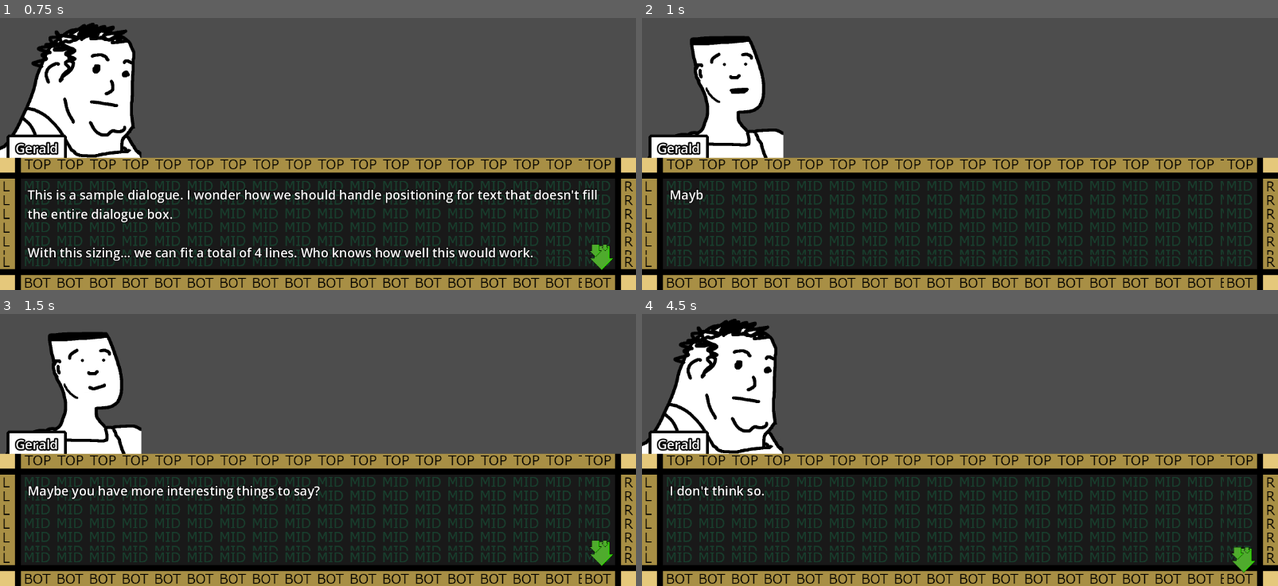
Above: before the commit, frames 1-4 (two rows, left to right).
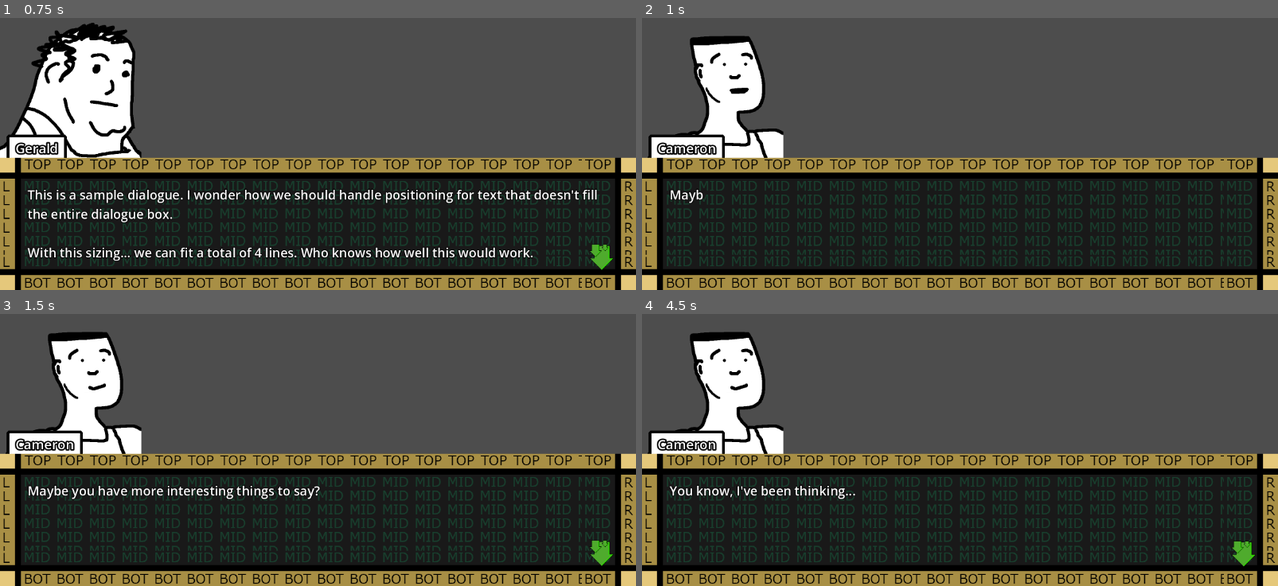
Above: after the commit, the same moments.

Repository: SamBumgardner/godot-4-dialogue-cutscene
Game: Godot game, scene res://Dialogue/DialogueCutscene.tscn
Same seed, same stepped clock (60 frames per second), same inputs: the game is played once before the commit and once after it. The project has no main scene, so this scene is started directly.
Inputs:
- Up to frame 1 (0.75 s): tap Enter (ui_accept) at 0.5 s
- Up to frame 2 (1 s): tap Enter (ui_accept) at 0.77 s
- Up to frame 3 (1.5 s): tap Enter (ui_accept) at 1.25 s
- Up to frame 4 (4.5 s): tap Enter (ui_accept) at 1.52, 3.02, 3.77 s

Frame 1 is identical in both runs. In frame 2, 0.4% of the frame differs, in the area x 2-14%, y 42-52%; in frame 3, 0.4%; in frame 4, 5.6%, in the area x 0-97%, y 1-96%.

Commit message:
fix sentence pause and talk animation
Only want to do a sentence pause if there's actually punctuation at the end of the regex'd sentence.

Talk animation issue - if there's not a pause in talking between dialogue units (which is now possible because we only sentence pause on punctuation) it wouldn't transition to playing the new unit's animation. Now this is fixed (in a messy-ish way).

Diff:
--- a/Dialogue/DialogueCutscene.gd
+++ b/Dialogue/DialogueCutscene.gd
@@ -6,7 +6,7 @@
 
 @export var cutscene : DialogueCutsceneData
 @onready var audio_stream_randomizer : AudioStreamRandomizer = $AudioStreamPlayer.stream
-@onready var dialogue_display : DialogueDisplay = $NameTag/DialogueDisplay
+@onready var dialogue_display : DialogueDisplay = $DialogueContainer/DialogueDisplay
 
 var characters : Dictionary
 
@@ -30,7 +30,7 @@
 	var meta_and_text : PackedStringArray = text.split("|", false)
 	for i in range(1, meta_and_text.size(), 2):
 		var regex = RegEx.new()
-		regex.compile("[^.]*[.!?]+")
+		regex.compile("[^.]*[.!?,]+")
 		var sentences = regex.search_all(meta_and_text[i + 1])
 		var starting_point = 0
 		var sentence_i = 0
@@ -38,7 +38,9 @@
 			var end_index = sentences[sentence_i].get_end() if sentences.size() != sentence_i else meta_and_text[i + 1].length()
 			var unit = DialogueUnit.new(meta_and_text[i + 1].substr(starting_point, end_index - starting_point), meta_and_text[i])
 			unit.delay_before = 0
-			unit.delay_after = END_OF_SENTENCE_PAUSE
+			var last_char =  meta_and_text[i + 1].substr(end_index - 1, 1)
+			if ",.!?".contains(last_char):
+				unit.delay_after = END_OF_SENTENCE_PAUSE
 			units.append(unit)
 			starting_point = end_index
 			sentence_i += 1
@@ -65,8 +67,10 @@
 func _on_text_revealed():
 	$AudioStreamPlayer.play()
 
-func _on_starting_dialogue_unit(starting_step_i : int) -> void:
-	current_unit_i = starting_step_i
+func _on_starting_dialogue_unit(starting_unit_i : int) -> void:
+	current_unit_i = starting_unit_i
+	if $Characters/AnimatedPortrait.is_playing():
+		_animate_talking(dialogue_units[current_unit_i].animation_name)
 
 func _on_is_talking_changed(is_talking : bool) -> void:
 	if !is_talking:
@@ -78,6 +82,7 @@
 	$Characters/AnimatedPortrait.play(animation_name)
 
 func _change_displayed_character(name : String) -> void:
+	$DialogueContainer/NameTag/MarginContainer/CharacterName.text = name
 	$Characters/AnimatedPortrait.sprite_frames = characters[name].animations
 	if audio_stream_randomizer.streams_count > 0:
 		audio_stream_randomizer.remove_stream(0)
--- a/Dialogue/DialogueCutscene.tscn
+++ b/Dialogue/DialogueCutscene.tscn
@@ -32,7 +32,7 @@
 centered = false
 offset = Vector2(0, -512)
 
-[node name="NameTag" type="VBoxContainer" parent="."]
+[node name="DialogueContainer" type="VBoxContainer" parent="."]
 layout_mode = 1
 anchors_preset = 12
 anchor_top = 1.0
@@ -43,12 +43,12 @@
 grow_vertical = 0
 theme_override_constants/separation = 0
 
-[node name="MarginContainer" type="MarginContainer" parent="NameTag"]
+[node name="NameTag" type="MarginContainer" parent="DialogueContainer"]
 layout_mode = 2
 size_flags_horizontal = 0
 theme_override_constants/margin_left = 12
 
-[node name="NinePatchRect" type="NinePatchRect" parent="NameTag/MarginContainer"]
+[node name="NinePatchRect" type="NinePatchRect" parent="DialogueContainer/NameTag"]
 layout_mode = 2
 texture = ExtResource("4_uyn7j")
 patch_margin_left = 10
@@ -57,20 +57,20 @@
 axis_stretch_horizontal = 1
 axis_stretch_vertical = 1
 
-[node name="MarginContainer" type="MarginContainer" parent="NameTag/MarginContainer"]
+[node name="MarginContainer" type="MarginContainer" parent="DialogueContainer/NameTag"]
 layout_mode = 2
 theme_override_constants/margin_left = 16
 theme_override_constants/margin_top = 8
 theme_override_constants/margin_right = 16
 
-[node name="CharacterName" type="Label" parent="NameTag/MarginContainer/MarginContainer"]
+[node name="CharacterName" type="Label" parent="DialogueContainer/NameTag/MarginContainer"]
 layout_mode = 2
 theme_override_colors/font_outline_color = Color(0, 0, 0, 1)
 theme_override_constants/outline_size = 10
 theme_override_font_sizes/font_size = 24
 text = "Gerald"
 
-[node name="DialogueDisplay" parent="NameTag" instance=ExtResource("4_6k3nq")]
+[node name="DialogueDisplay" parent="DialogueContainer" instance=ExtResource("4_6k3nq")]
 layout_mode = 2
 
 [node name="AudioStreamPlayer" type="AudioStreamPlayer" parent="."]
--- a/Dialogue/data/Cutscene_01.tres
+++ b/Dialogue/data/Cutscene_01.tres
@@ -7,4 +7,4 @@
 [resource]
 script = ExtResource("1_rdgnx")
 characters = Array[Resource("res://Dialogue/DialogueCharacter.gd")]([ExtResource("1_who7j"), ExtResource("2_g5d5w")])
-dialogue_script = PackedStringArray("Gerald|2|This is a samp …(272 unchanged characters)…  to say?", "Gerald|3|I don\'t think so.")
+dialogue_script = PackedStringArray("Gerald|2|This is a samp …(272 unchanged characters)…  to say?", "Gerald|3|I don\'t think so.", "Cameron|1.5|You know, I\'ve been thinking|.2,0,1,neutral|...", "Gerald|1|Go on.", "Cameron|1.5|It\'s pretty cool that we can talk back and forth like this, isn\'t it?", "Cameron|1.25|It\'s like we\'re in a movie or something.")
